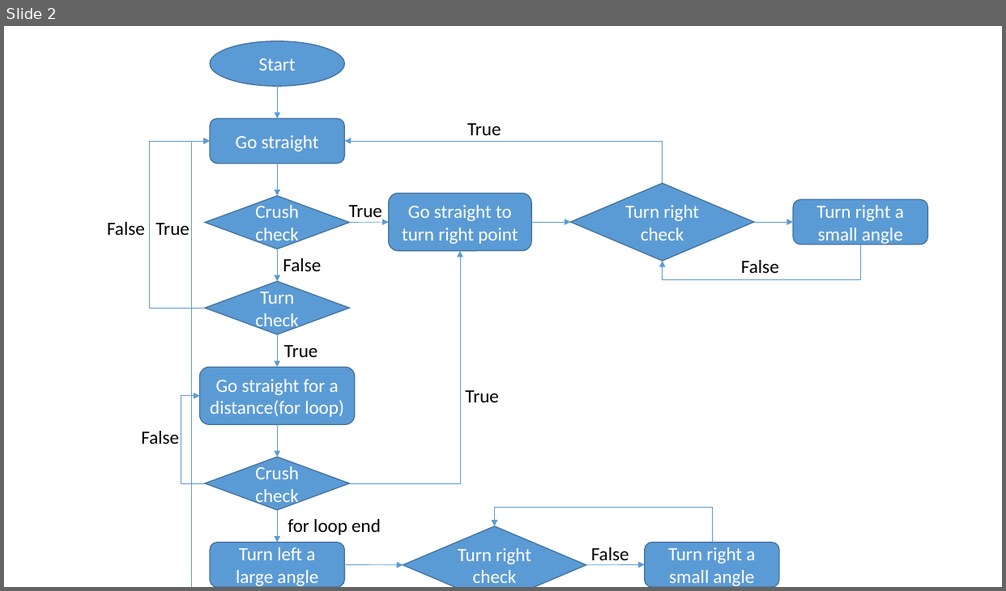
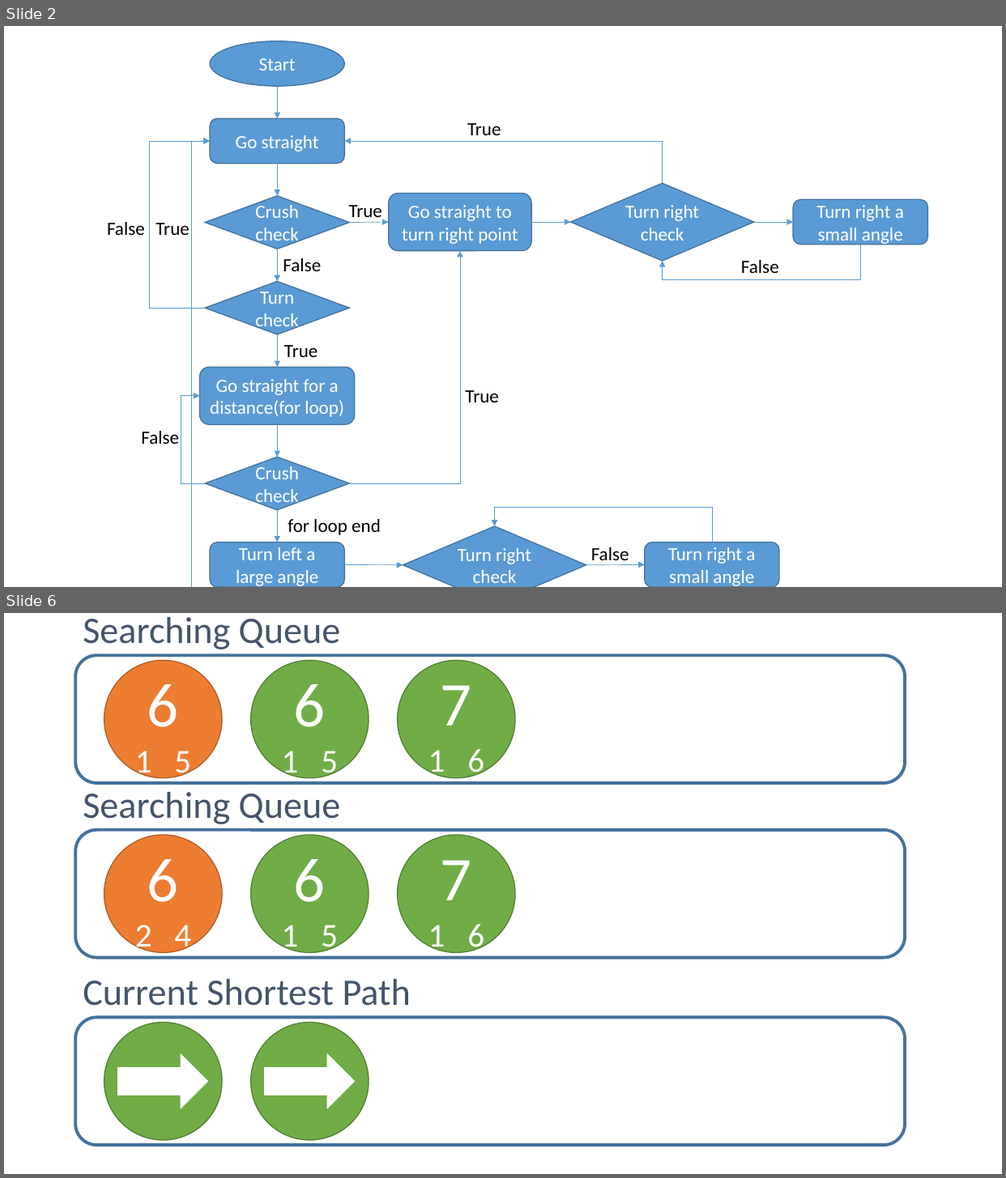
Before and after one commit to noidname01/UV_Robotic_Challenge-Software, a slide deck: navi_flow_chart.pptx. Shown one above the other, each under a label of ours: slide 2 before the commit, slides 2 and 6 after it; the slides between them are not shown. The pictures are 1006x591 and 1006x1178 pixels, drawn with LibreOffice and Linux fonts; fonts in the diff are those of the drawing. Boxes give left, top, right and bottom in pixels: in the first picture for what was removed or moved away, otherwise in the second. Text is boxed around its words. In the diff, an @@ line names an element or a change of style, - is before the commit and + after.

```diff
--- a/navi_flow_chart.pptx
+++ b/navi_flow_chart.pptx
@@ slide 6 added at (x1=4, y1=613, x2=1002, y2=1174), background #FFFFFF @@
@@ group added at (x1=75, y1=617, x2=905, y2=784): 4 texts, 3 ellipses, 1 rounded rectangle @@
+Searching Queue
+6
+1 5
+6
+1 5
+7
+1 6
@@ group added at (x1=75, y1=792, x2=905, y2=958): 4 texts, 3 ellipses, 1 rounded rectangle @@
+Searching Queue
+6
+2 4
+6
+1 5
+7
+1 6
@@ group added at (x1=75, y1=979, x2=905, y2=1146): 2 ellipses, 2 down arrows, 1 rounded rectangle, 1 text @@
+Current Shortest Path
```
Also in this commit, not shown: 4 other slides added.
